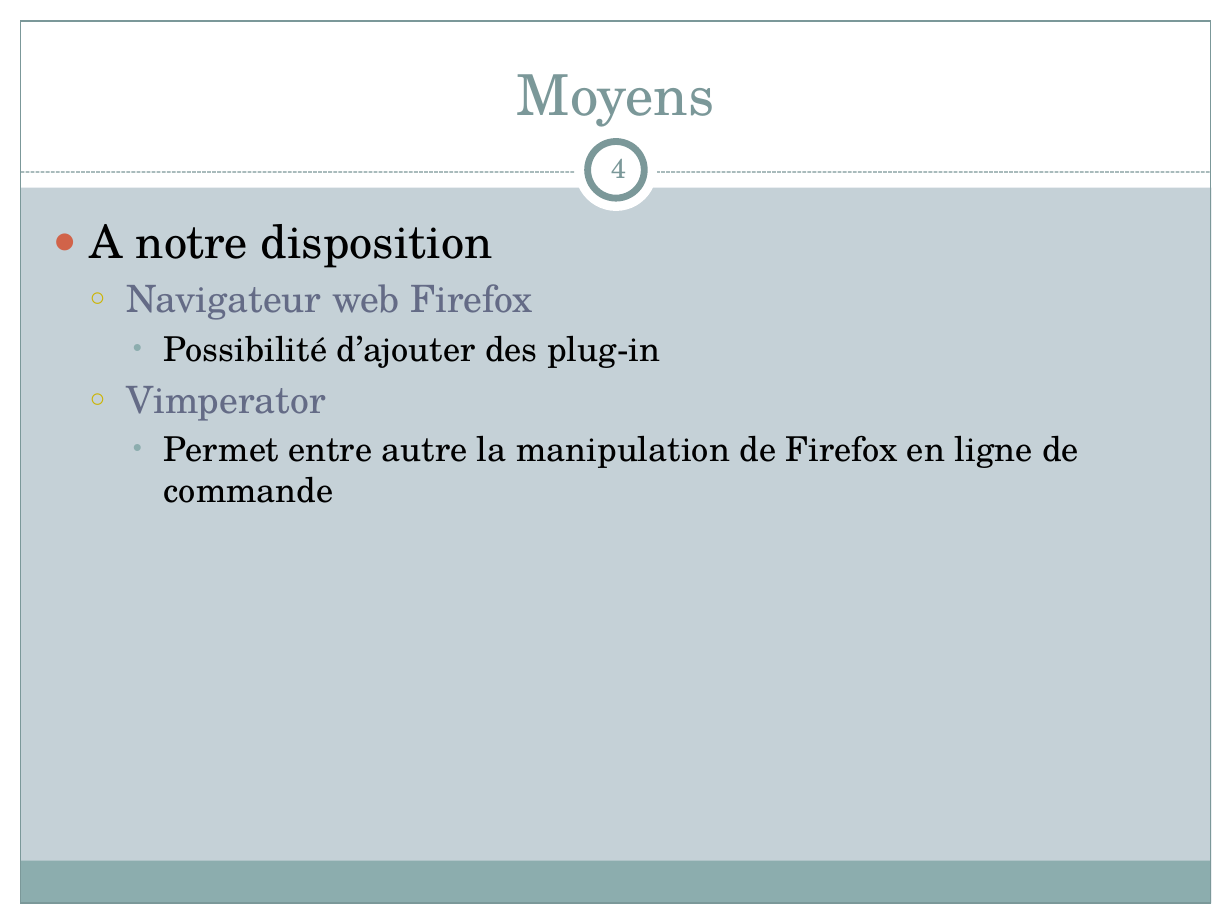
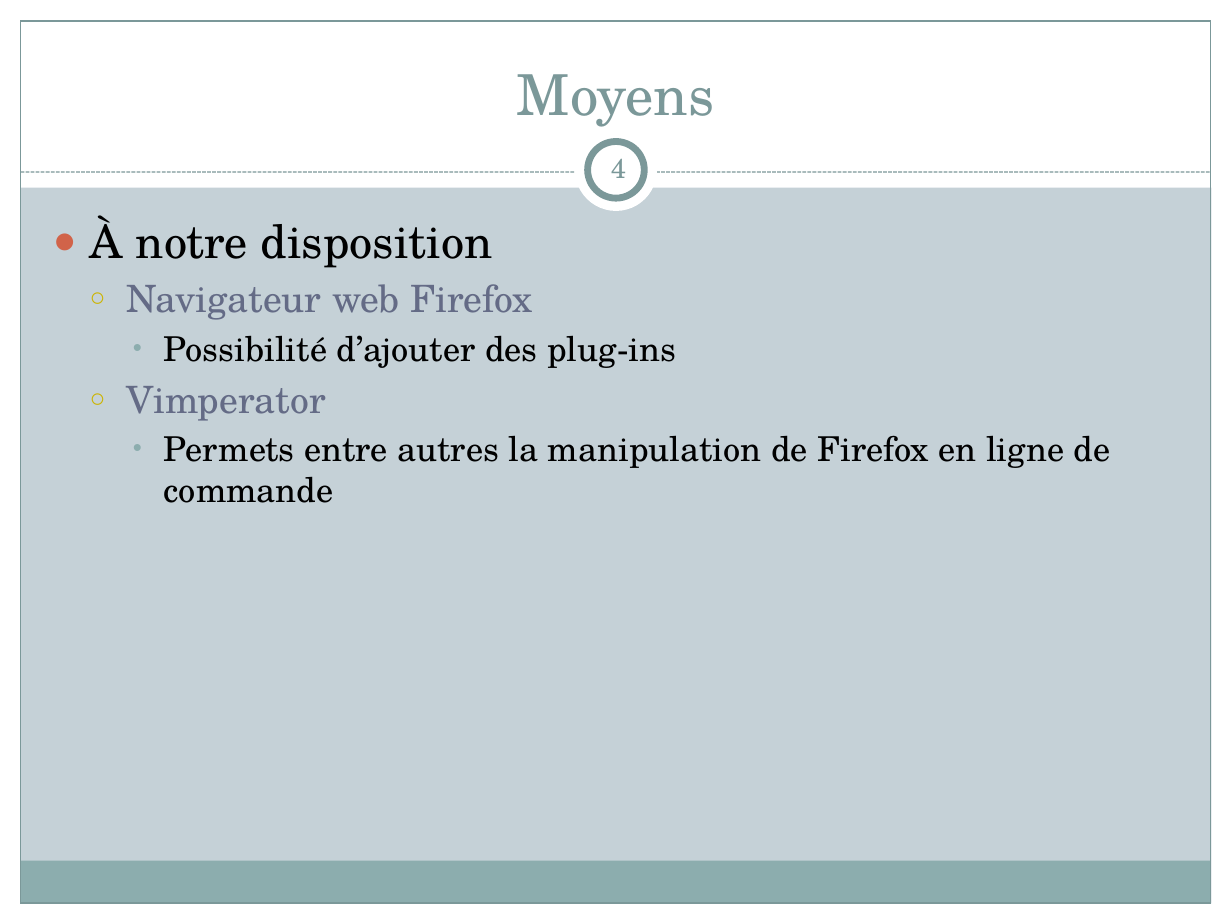
Before and after one commit to nicolasrn/pjtsyntshnr, a slide deck: slide 4 of wiki/HandiFox.pptx. Drawn at 1232x924 pixels with LibreOffice and Linux fonts; fonts in the diff are those of the drawing. Boxes give left, top, right and bottom in pixels: in the first picture for what was removed or moved away, otherwise in the second. Text is boxed around its words. In the diff, an @@ line names an element or a change of style, - is before the commit and + after.

```diff
--- a/wiki/HandiFox.pptx
+++ b/wiki/HandiFox.pptx
@@ text at <box>90,215,493,268</box>: text changed @@
-● A notre disposition
+● À notre disposition
@@ text at <box>164,335,676,368</box>: text changed @@
-    • Possibilité d’ajouter des plug-in
+    • Possibilité d’ajouter des plug-ins
@@ text at <box>164,435,1111,503</box>: text changed @@
-    • Permet entre autre la manipulation de Firefox en ligne de commande
+    • Permets entre autres la manipulation de Firefox en ligne de commande
```
Also in this commit, not shown: 6 other slides changed, 1 slide added.
